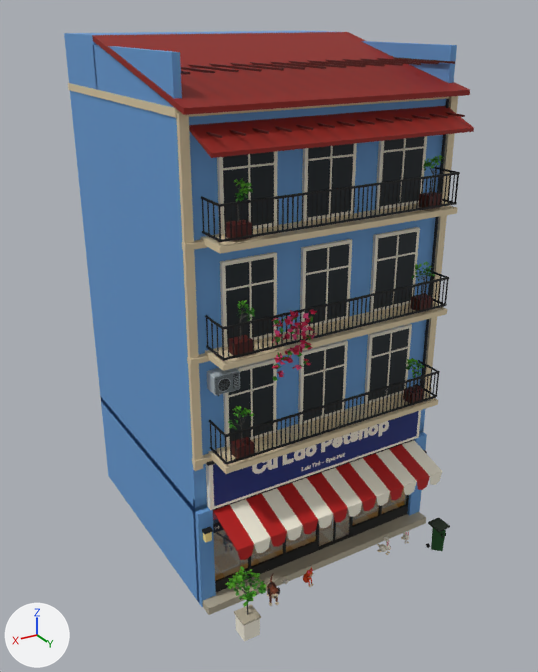
One commit to the FBX model Assets/PhoViet/Art/Streets/PV_StreetShop08_Petshop.fbx: the scene before it, then after it.
Both versions are drawn from a 50 mm camera at (11.26, 19.69, 15.98) aimed at (0.28, 1.4, 6.84). The axes (+X, +Y, +Z) are drawn at lower left. The lights are the same throughout. The older version comes first. Objects named as collision shapes, trigger or cutter boxes, shadow casters or lower levels of detail are left out. Where no turn or scale is listed for an object, it has been applied to the vertices. Vertices at exactly the same position are counted once.

Script lines for the objects in view, before the commit:
```python
me_pv_streetshop08_petshop_lod0 = bpy.data.meshes.new('PV_StreetShop08_Petshop_LOD0')
me_pv_streetshop08_petshop_lod0.from_pydata(...)  # 17854 vertices, 15596 faces; spans x -4.2..4.2, y -3.9..6.2, z 0.0..15.5
# faces by material slot: [15593, 3]
me_pv_streetshop08_petshop_lod0.materials.append(mat_pv_streetatlas)  # picture img_pv_streetpalette_png
me_pv_streetshop08_petshop_lod0.materials.append(mat_pv_streetglass)  # cyan #99c4d6
ob_pv_streetshop08_petshop_lod0 = bpy.data.objects.new('PV_StreetShop08_Petshop_LOD0', me_pv_streetshop08_petshop_lod0)
ob_pv_streetshop08_petshop_lod0.location = (0.0, 0.0, 0.0)
```
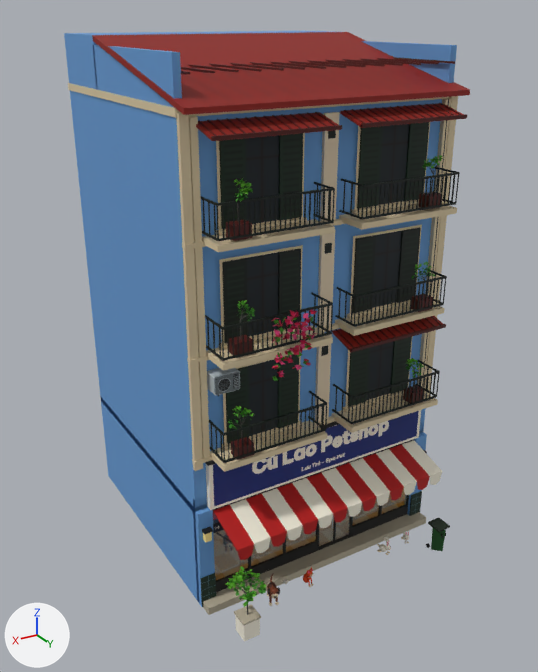
Scene script edits in JSON lines:
```json
{"block": "me_pv_streetshop08_petshop_lod0", "where": "# used by ob_pv_streetshop08_petshop_lod0; location = (0.0, 0.0, 0.0)"}
{"op": "remove", "block": "me_pv_streetshop08_petshop_lod0", "code": "me_pv_streetshop08_petshop_lod0.from_pydata(...)  # 17854 vertices, 15596 faces; spans x -4.2..4.2, y -3.9..6.2, z 0.0..15.5"}
{"op": "add", "block": "me_pv_streetshop08_petshop_lod0", "code": "me_pv_streetshop08_petshop_lod0.from_pydata(...)  # 18886 vertices, 16052 faces; spans x -4.2..4.2, y -3.9..6.2, z 0.0..15.5"}
{"block": "me_pv_streetshop08_petshop_lod0", "change": "me_pv_streetshop08_petshop_lod0 part 1: a new loose piece, a box spanning x 3.72..4.18, y 4.058..4.102, z 0.04..1.08, in mat_pv_streetatlas (picture img_pv_streetpalette_png)"}
{"block": "me_pv_streetshop08_petshop_lod0", "change": "me_pv_streetshop08_petshop_lod0 part 2: a new loose piece, a box spanning x -4.18..-3.72, y 4.058..4.102, z 0.04..1.08, in mat_pv_streetatlas (picture img_pv_streetpalette_png)"}
{"block": "me_pv_streetshop08_petshop_lod0", "change": "me_pv_streetshop08_petshop_lod0 part 3: a new loose piece, a box spanning x 2.519..3.18, y 3.998..4.058, z 5.25..7.41, in mat_pv_streetatlas (picture img_pv_streetpalette_png)"}
{"block": "me_pv_streetshop08_petshop_lod0", "change": "me_pv_streetshop08_petshop_lod0 part 4: a new loose piece, a box spanning x 0.398..0.442, y 3.9..4.75, z 6.027..6.072, in mat_pv_streetatlas (picture img_pv_streetpalette_png)"}
{"block": "me_pv_streetshop08_petshop_lod0", "change": "me_pv_streetshop08_petshop_lod0 part 5: the loose piece of 8 vertices spanning x 0.3, y 4.8..4.9, z 5.2..6.0 is moved by (0.1, -0.2, 0.0)"}
{"block": "me_pv_streetshop08_petshop_lod0", "change": "me_pv_streetshop08_petshop_lod0 part 6: the loose piece of 8 vertices spanning x 0.1..0.2, y 4.8..4.9, z 5.2..6.0 is moved by (0.3, -0.5, 0.0)"}
{"block": "me_pv_streetshop08_petshop_lod0", "change": "me_pv_streetshop08_petshop_lod0 part 7: the loose piece of 8 vertices spanning x 0.0, y 4.8..4.9, z 5.2..6.0 is moved by (0.4, -0.8, 0.0)"}
{"block": "me_pv_streetshop08_petshop_lod0", "change": "me_pv_streetshop08_petshop_lod0 part 8: 62 loose pieces with 460 vertices, spanning x -3.9..3.9, y 3.7..5.0, z 5.0..13.8, are deleted"}
{"block": "me_pv_streetshop08_petshop_lod0", "change": "me_pv_streetshop08_petshop_lod0 part 9: 658 vertices moved from x -3.7..3.7, y 4.0..4.9, z 5.2..12.0 to x -3.7..3.7, y 4.1..4.8, z 5.2..12.0; 181 vertices removed from x -3.7..3.7, y 3.7..4.9, z 4.9..13.6; 1593 vertices added at x -3.9..3.9, y 3.8..4.9, z 4.9..13.9"}
{"block": "me_pv_streetshop08_petshop_lod0", "change": "me_pv_streetshop08_petshop_lod0 part 10: 952 kept faces spanning x -3.7..3.7, y 3.9..4.9, z 5.2..12.1 get new texture (UV) coordinates"}
{"block": "me_pv_streetshop08_petshop_lod0", "change": "other edits to the shape of me_pv_streetshop08_petshop_lod0 do not show in these pictures"}
```

Where the change shows, as pixel boxes [x1, y1, x2, y2] in the pictures (538 x 672 px; the box of a moved part takes in the faces that stretch with it):
```json
{"object": "PV_StreetShop08_Petshop_LOD0", "change": "reshaped", "before": [64, 31, 474, 642], "after": [64, 31, 470, 642]}
{"part": 1, "of": "me_pv_streetshop08_petshop_lod0", "change": "added", "after": [200, 573, 216, 607]}
{"part": 2, "of": "me_pv_streetshop08_petshop_lod0", "change": "added", "after": [409, 491, 422, 516]}
{"part": 3, "of": "me_pv_streetshop08_petshop_lod0", "change": "added", "after": [226, 366, 249, 443]}
{"part": 4, "of": "me_pv_streetshop08_petshop_lod0", "change": "added", "after": [309, 391, 327, 403]}
{"part": 5, "of": "me_pv_streetshop08_petshop_lod0", "change": "moved or reshaped", "before": [331, 405, 333, 429], "after": [322, 406, 324, 427]}
{"part": 6, "of": "me_pv_streetshop08_petshop_lod0", "change": "moved or reshaped", "before": [335, 404, 337, 428], "on screen": "not visible afterwards"}
{"part": 7, "of": "me_pv_streetshop08_petshop_lod0", "change": "moved or reshaped", "before": [339, 403, 342, 426], "after": [311, 395, 313, 418]}
{"part": 8, "of": "me_pv_streetshop08_petshop_lod0", "change": "deleted", "before": [189, 106, 474, 450]}
{"part": 9, "of": "me_pv_streetshop08_petshop_lod0", "change": "built on", "before": [201, 112, 465, 474], "after": [189, 99, 467, 472]}
{"part": 10, "of": "me_pv_streetshop08_petshop_lod0", "change": "surface changed", "before": [203, 167, 459, 457], "after": [203, 167, 459, 457]}
```
